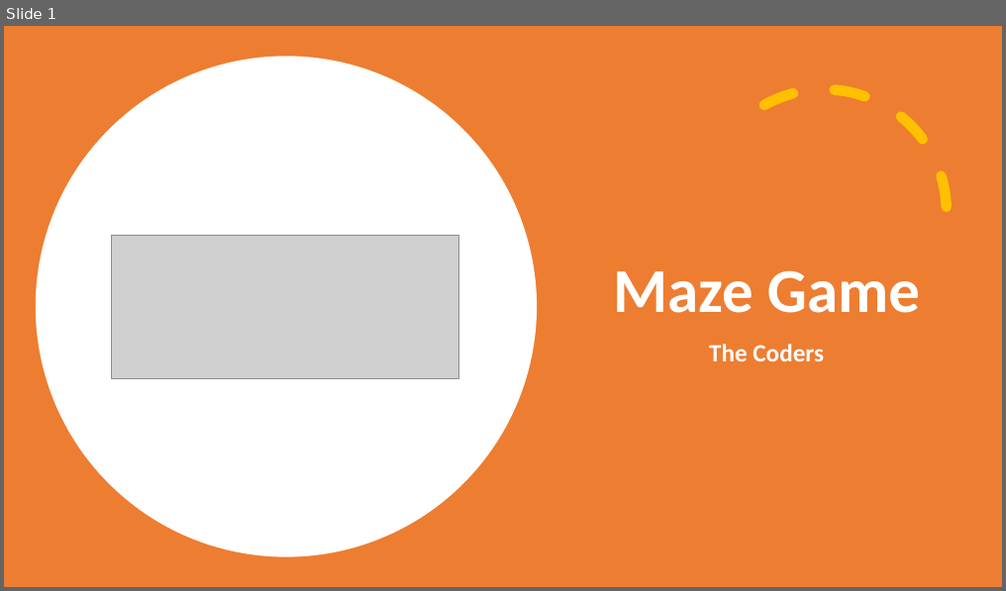
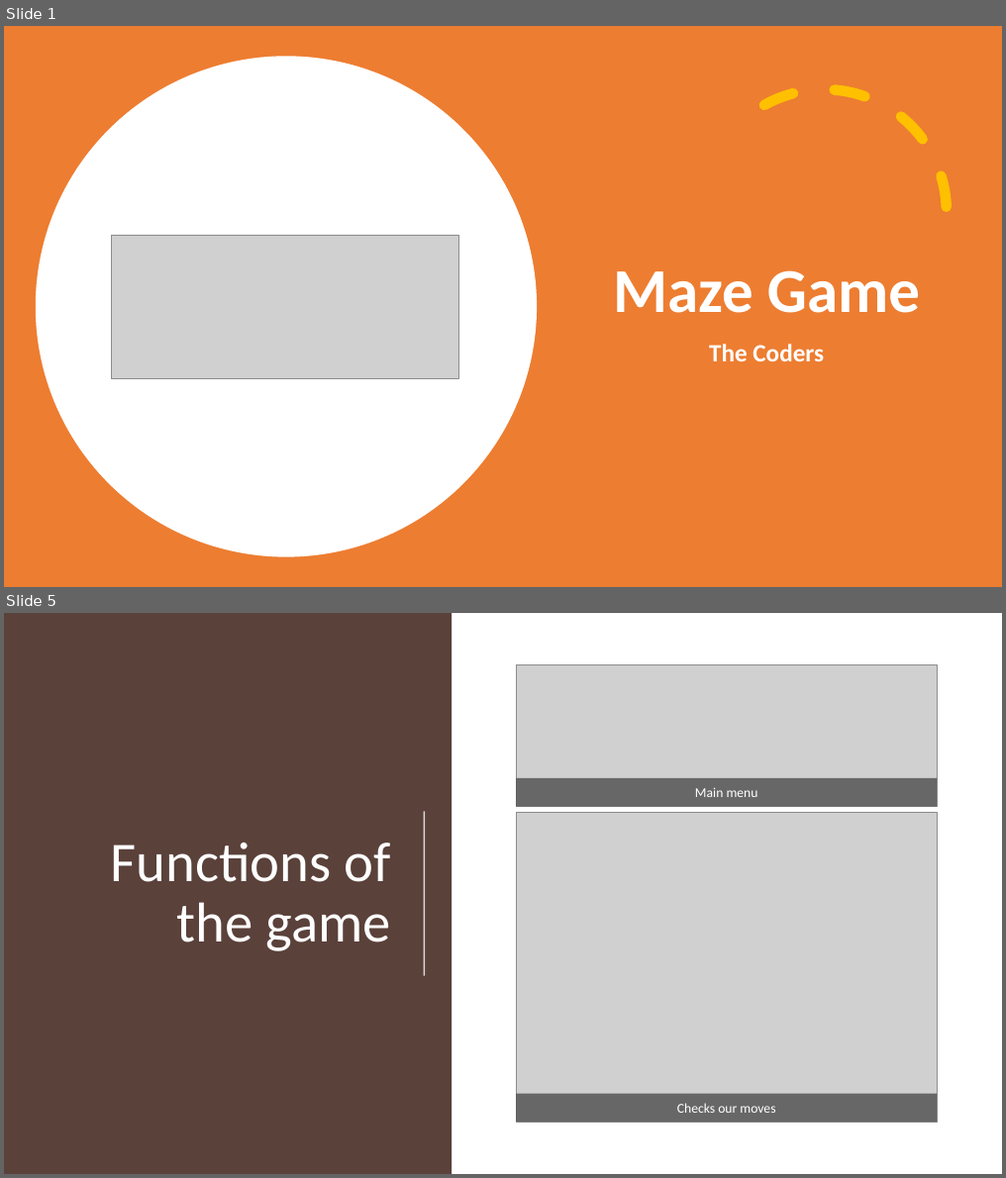
Before and after one commit to MVBoshev/TheCoders, a slide deck: Presentation and Documentation/The Coders - Presentation.pptx. Shown one above the other, each under a label of ours: slide 1 before the commit, slides 1 and 5 after it; the slides between them are not shown. The pictures are 1006x591 and 1006x1178 pixels, drawn with LibreOffice and Linux fonts; fonts in the diff are those of the drawing; grey boxes stand for pictures. Boxes give left, top, right and bottom in pixels: in the first picture for what was removed or moved away, otherwise in the second. Text is boxed around its words. In the diff, an @@ line names an element or a change of style, - is before the commit and + after.

```diff
--- a/Presentation and Documentation/The Coders - Presentation.pptx
+++ b/Presentation and Documentation/The Coders - Presentation.pptx
@@ slide 5 added at (4,613,1002,1174), background #FFFFFF @@
@@ rectangle added at (4,613,451,1174), fill #5A413A @@
@@ picture added at (516,665,937,806) @@
@@ rectangle added at (516,778,937,807), fill #000000 at 50% opacity, 13 pt, text #FFFFFF @@
+Main menu
@@ line added from (424, 811) to (424, 976), #FFFFFF 1.5 pt @@
@@ picture added at (516,812,937,1122) @@
@@ title added at (111,843,391,952), 54 pt, text #FFFFFF @@
+Functions of the game
@@ rectangle added at (516,1094,937,1123), fill #000000 at 50% opacity, 13 pt, text #FFFFFF @@
+Checks our moves
```
Also in this commit, not shown: 5 slides changed, 1 other slide added, 2 slides removed.
